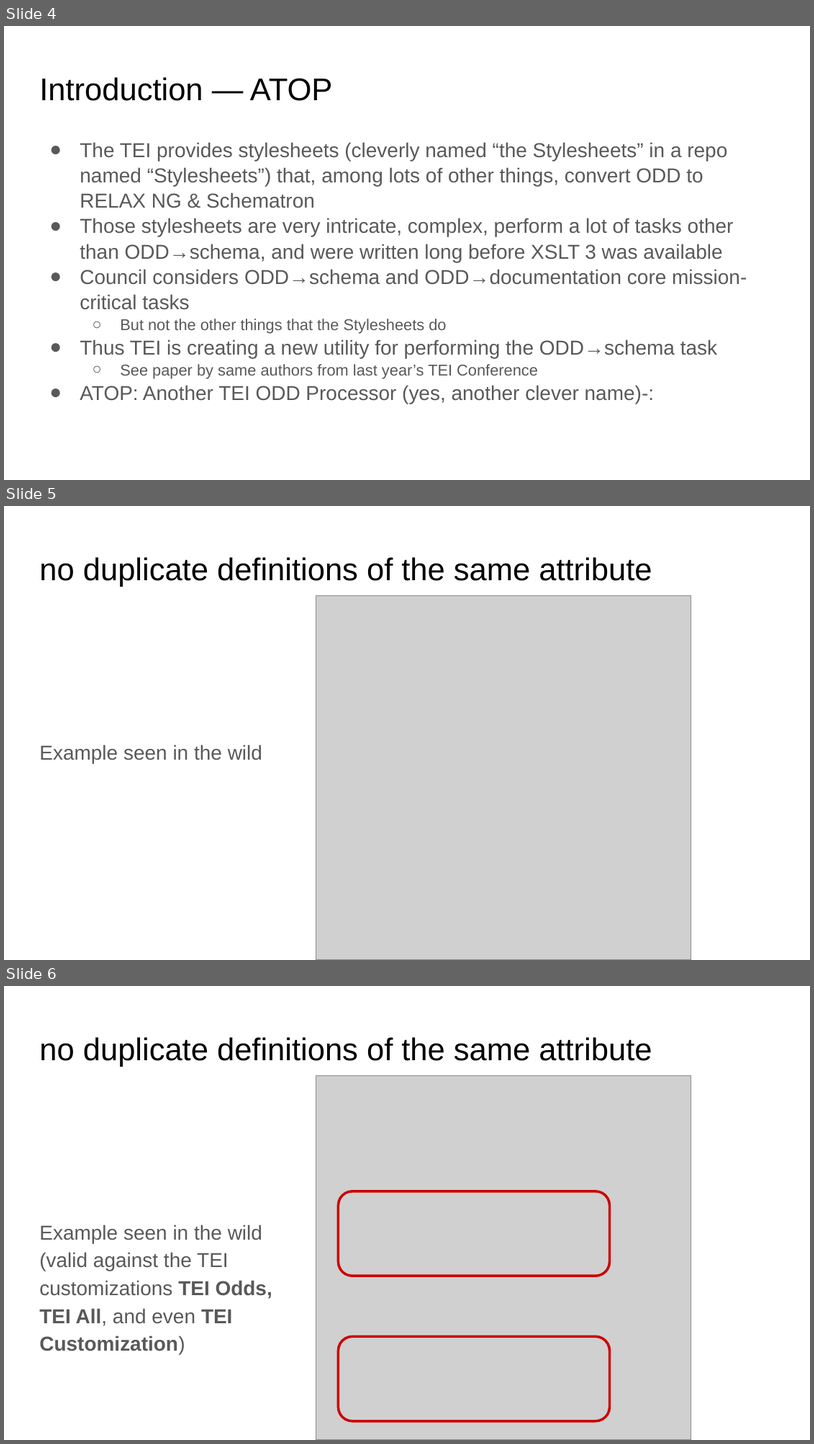
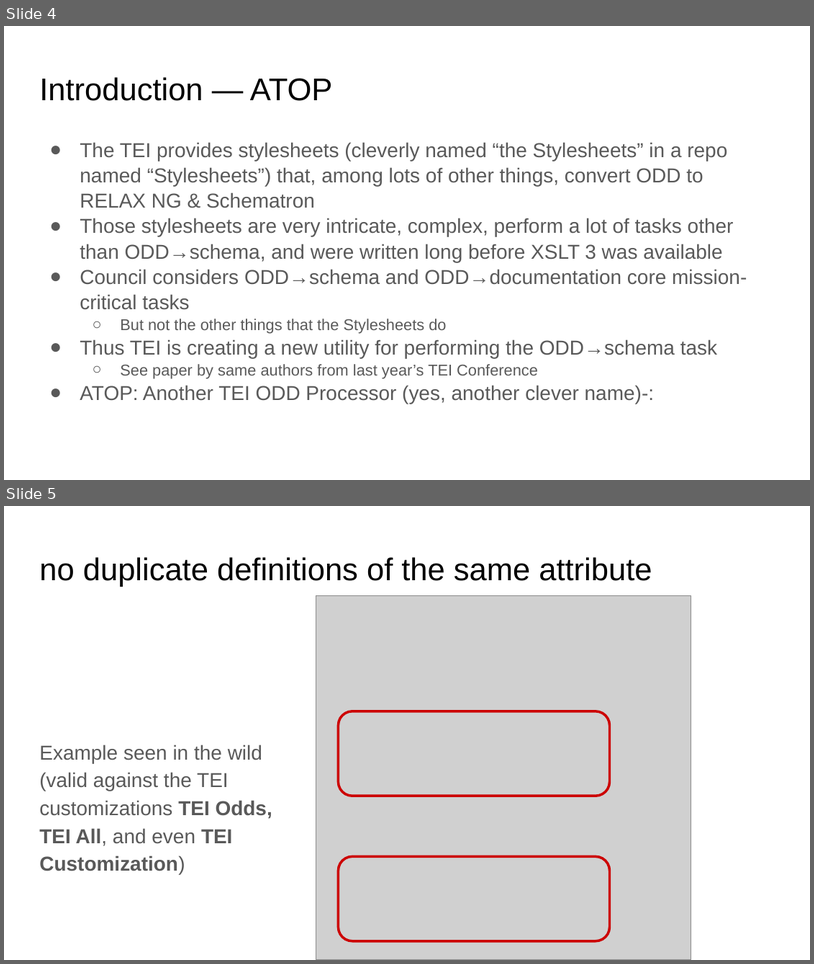
Before and after one commit to TEIC/atop, a slide deck: Documentation/presentations/TEI_MEC_2023_Paderborn.odp. Shown one above the other, each under a label of ours: slides 4, 5 and 6 before the commit, slides 4 and 5 after it. The pictures are 814x1444 and 814x964 pixels, drawn with LibreOffice and Linux fonts; fonts in the diff are those of the drawing; grey boxes stand for pictures; background and template pictures are left out. Boxes give left, top, right and bottom in pixels: in the first picture for what was removed or moved away, otherwise in the second. Text is boxed around its words. In the diff, an @@ line names an element or a change of style, - is before the commit and + after.

```diff
--- a/Documentation/presentations/TEI_MEC_2023_Paderborn.odp
+++ b/Documentation/presentations/TEI_MEC_2023_Paderborn.odp
@@ slide 5 removed at (x1=4, y1=506, x2=810, y2=960), background #FFFFFF @@
@@ title removed at (x1=39, y1=557, x2=652, y2=587) @@
-no duplicate definitions of the same attribute
@@ picture removed at (x1=316, y1=595, x2=691, y2=959) @@
@@ text removed at (x1=39, y1=744, x2=262, y2=763) @@
-Example seen in the wild
@@ what was slide 6 is now slide 5 @@
```
Also in this commit, not shown: 1 slide changed.
